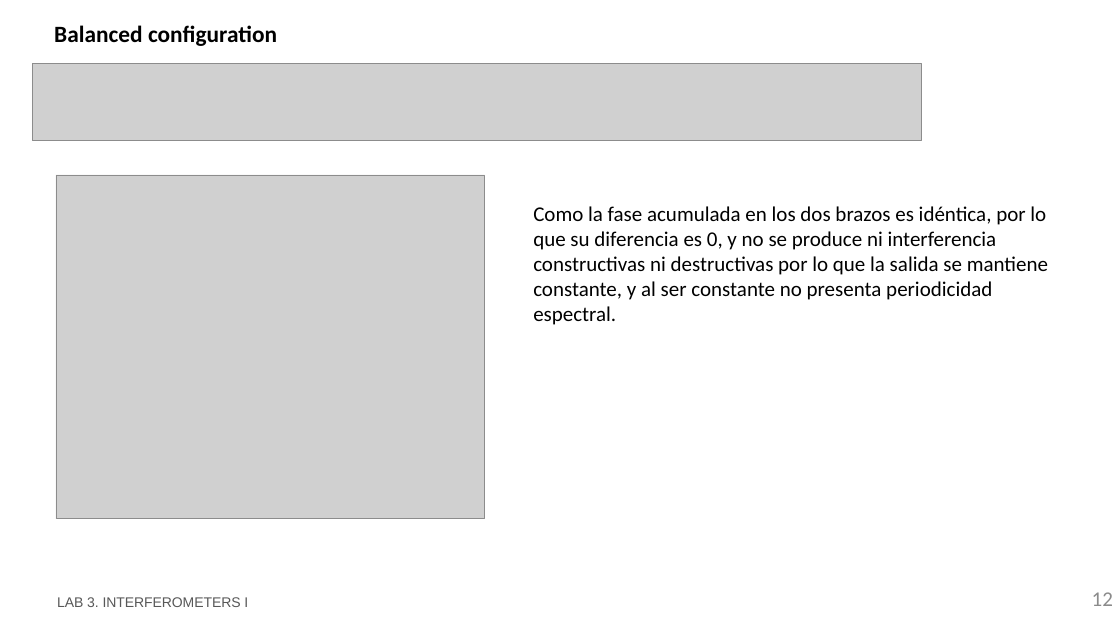
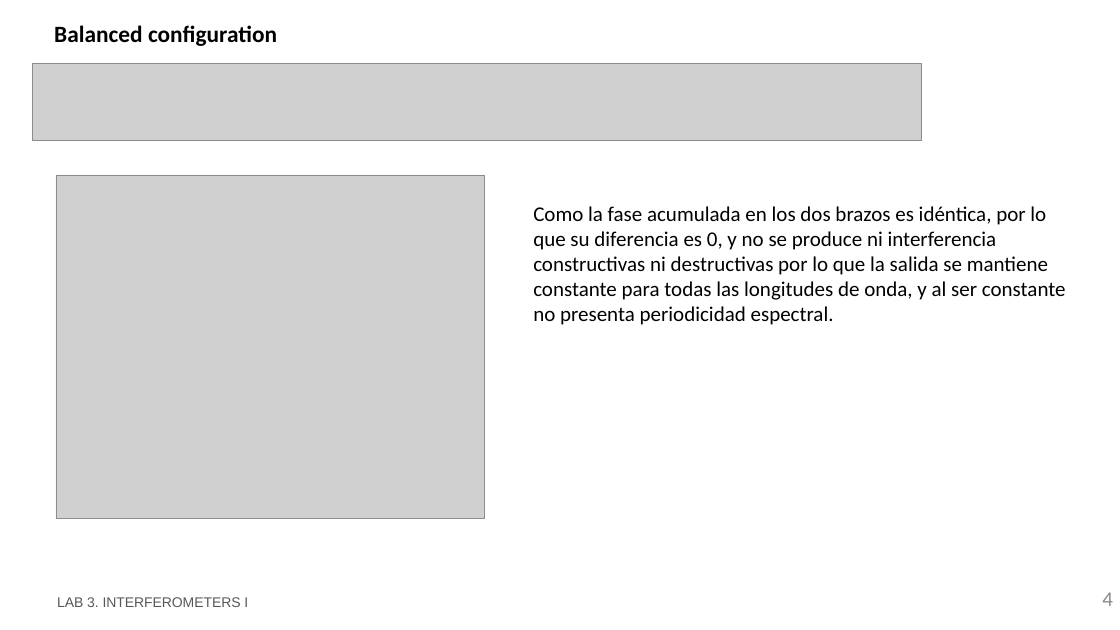
Before and after one commit to RobertoFernandezSevilla/pic-upv-lab3, a slide deck: slide 4 of LabBook_3.pptx (slide 12 before the commit). Drawn at 1120x630 pixels with LibreOffice and Linux fonts; fonts in the diff are those of the drawing; grey boxes stand for pictures; background and template pictures are left out. Boxes give left, top, right and bottom in pixels: in the first picture for what was removed or moved away, otherwise in the second. Text is boxed around its words. In the diff, an @@ line names an element or a change of style, - is before the commit and + after.

```diff
--- a/LabBook_3.pptx
+++ b/LabBook_3.pptx
@@ text at (x1=533, y1=206, x2=1066, y2=325): text changed @@
-Como la fase acumulada en los dos brazos es idéntica, por lo que su diferencia es 0, y no se produce ni interferencia constructivas ni destructivas por lo que la salida se mantiene constante, y al ser constante no presenta periodicidad espectral.
+Como la fase acumulada en los dos brazos es idéntica, por lo que su diferencia es 0, y no se produce ni interferencia constructivas ni destructivas por lo que la salida se mantiene constante para todas las longitudes de onda, y al ser constante no presenta periodicidad espectral.
@@ page number at (x1=1102, y1=592, x2=1113, y2=606): text changed @@
-12
+4
```
Also in this commit, not shown: 10 other slides changed, 4 slides added, 10 slides removed, 1 other file.
